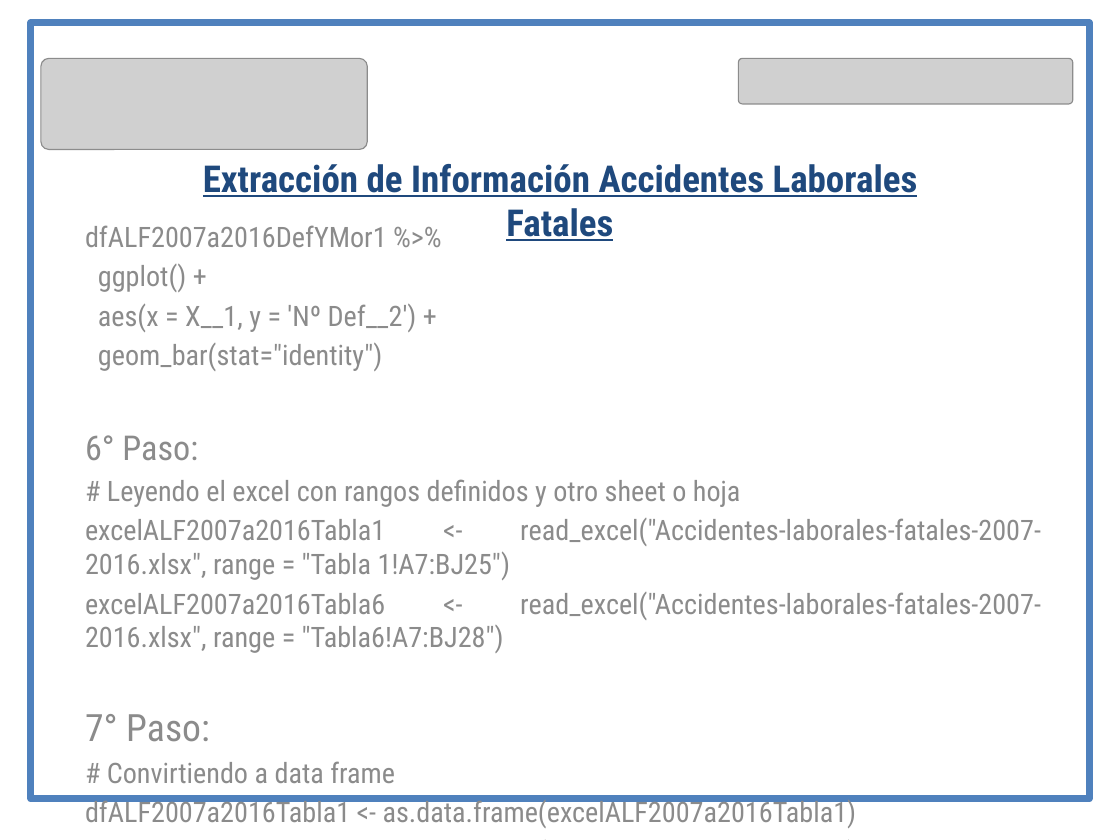
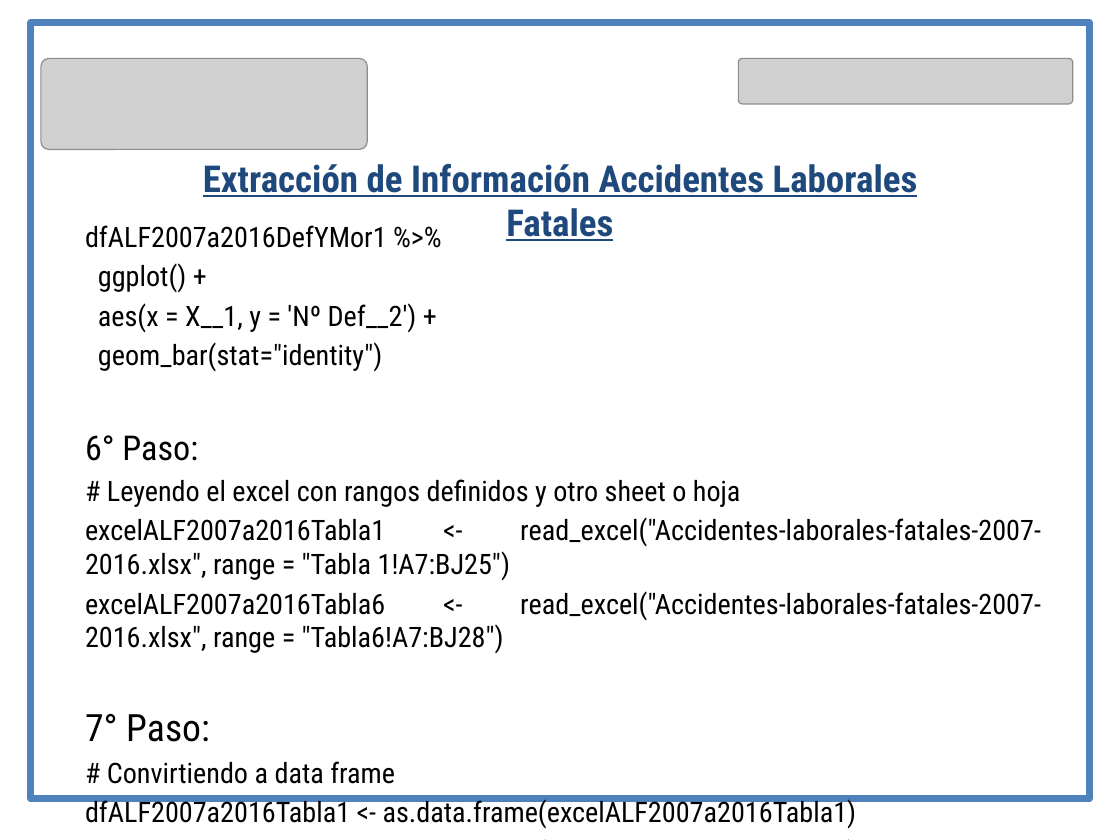
Before and after one commit to GraceArceLopez/Accidentes-Laborales, a slide deck: slide 6 of Ministerio de salud-DEIS (Final).pptx (slide 5 before the commit). Drawn at 1120x840 pixels with LibreOffice and Linux fonts; fonts in the diff are those of the drawing; grey boxes stand for pictures. Boxes give left, top, right and bottom in pixels: in the first picture for what was removed or moved away, otherwise in the second. Text is boxed around its words. In the diff, an @@ line names an element or a change of style, - is before the commit and + after.

```diff
--- a/Ministerio de salud-DEIS (Final).pptx
+++ b/Ministerio de salud-DEIS (Final).pptx
@@ subtitle "dfALF2007a2016DefYMor1 %>%" at (x1=85, y1=225, x2=1041, y2=829): text colour #8C8C8C to #000000 @@
```
Also in this commit, not shown: 4 other slides changed, 1 slide added.
